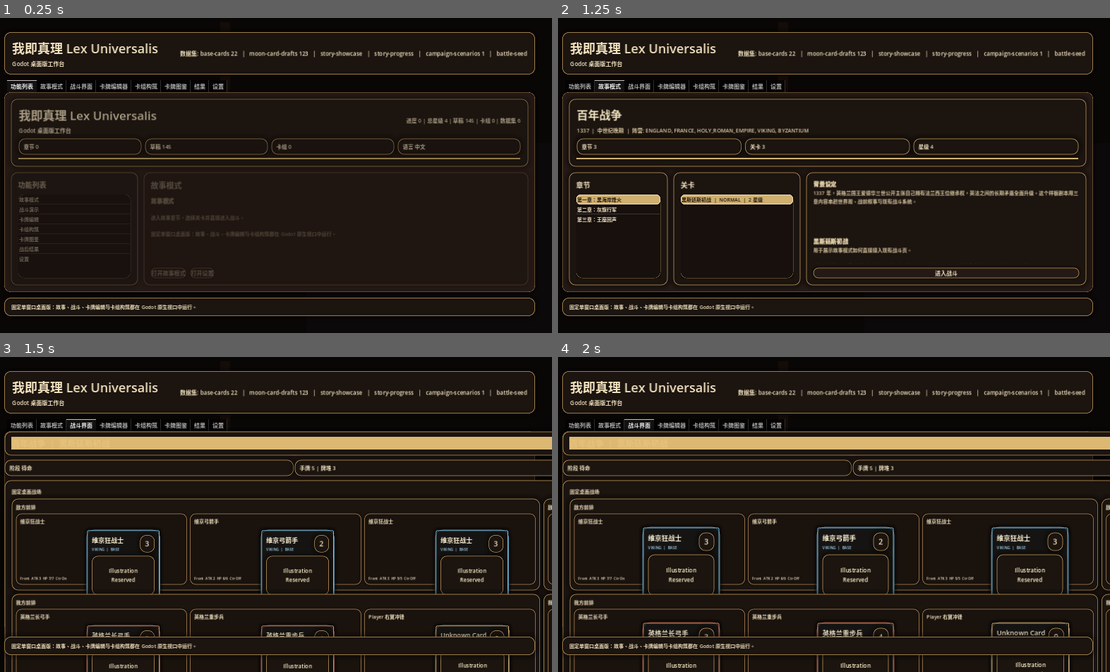
Above: before the commit, frames 1-4 (two rows, left to right).
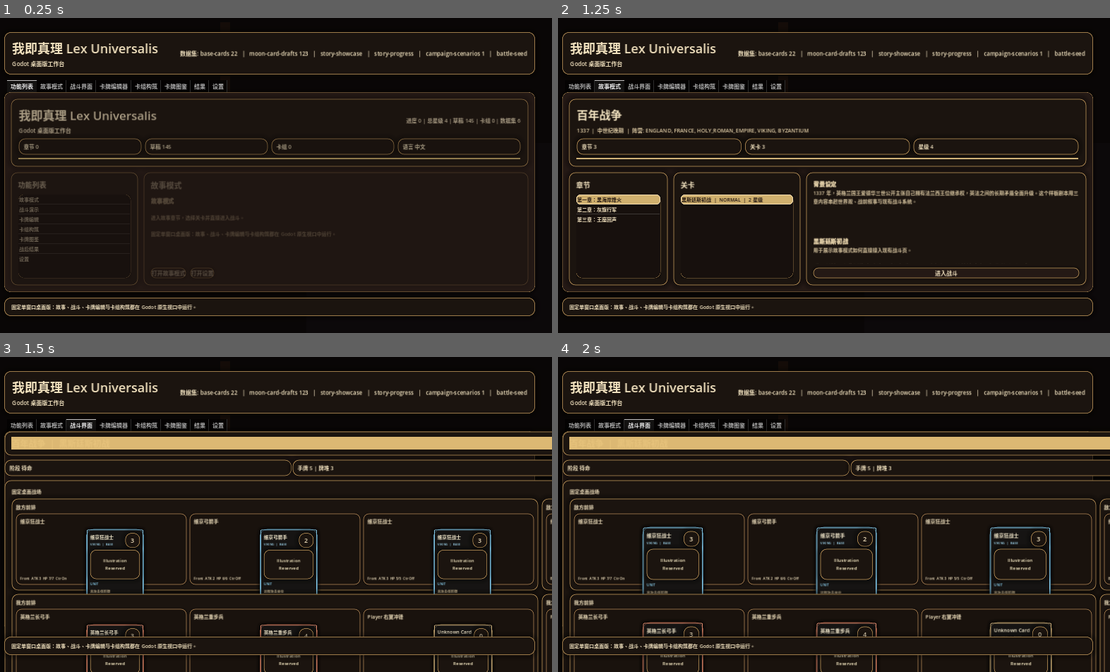
Above: after the commit, the same moments.

Repository: emptyinkpot/Lex-Universalis
Game: Godot game, scene res://scenes/Main.tscn
Same seed, same stepped clock (60 frames per second), same inputs: the game is played once before the commit and once after it.
Inputs:
- Up to frame 1 (0.25 s): no input
- Up to frame 2 (1.25 s): click "打开故事模式" at 0.5 s
- Up to frame 3 (1.5 s): click "进入战斗" at 1.25 s
- Up to frame 4 (2 s): no input

Frames 1-2 are identical in both runs. In frame 3, 5.8% of the frame differs, in the area x 15-100%, y 32-100%; in frame 4, 5.7%.
Error before the commit: Invalid assignment of property or key 'scale' with value of type 'Vector2' on a base object of type 'Nil'. (res://scripts/battle_scene.gd:938)
Error after the commit: Invalid assignment of property or key 'scale' with value of type 'Vector2' on a base object of type 'Nil'. (res://scripts/battle_scene.gd:946)

Commit message:
fix: compact battle ui layout

Diff:
--- a/godot/scenes/results/BattleResultScene.tscn
+++ b/godot/scenes/results/BattleResultScene.tscn
@@ -46,7 +46,6 @@
 
 [node name="Subtitle" type="Label" parent="Padding/Root/Hero/Padding/HeroStack"]
 layout_mode = 2
-position = Vector2(0, 42)
 text = "故事模式  |  战斗"
 theme_override_font_sizes/font_size = 16
 
--- a/godot/scripts/battle_scene.gd
+++ b/godot/scripts/battle_scene.gd
@@ -187,7 +187,9 @@
 	for index in range(hand_cards.size()):
 		var card := hand_cards[index] as Dictionary
 		var card_node := CARD_NODE_SCENE.instantiate()
-		card_node.custom_minimum_size = Vector2(164, 230)
+		if card_node.has_method("set_compact_mode"):
+			card_node.call("set_compact_mode", true)
+		card_node.custom_minimum_size = Vector2(148, 206)
 		card_node.base_position = Vector2(card_node.position.x, card_node.position.y)
 		card_node.call("setup", card)
 		card_node.call("set_selected", index == selected_hand_index)
@@ -329,7 +331,9 @@
 	var target: Control = rendered_slot_nodes[slot_id]
 	var ghost := CARD_NODE_SCENE.instantiate()
 	ghost.mouse_filter = Control.MOUSE_FILTER_IGNORE
-	ghost.custom_minimum_size = Vector2(164, 230)
+	if ghost.has_method("set_compact_mode"):
+		ghost.call("set_compact_mode", true)
+	ghost.custom_minimum_size = Vector2(148, 206)
 	overlay_layer.add_child(ghost)
 	ghost.call("setup", card)
 	ghost.global_position = source.global_position
@@ -521,7 +525,9 @@
 	var source: Control = rendered_hand_nodes[hand_index]
 	preview_ghost = CARD_NODE_SCENE.instantiate()
 	preview_ghost.mouse_filter = Control.MOUSE_FILTER_IGNORE
-	preview_ghost.custom_minimum_size = Vector2(164, 230)
+	if preview_ghost.has_method("set_compact_mode"):
+		preview_ghost.call("set_compact_mode", true)
+	preview_ghost.custom_minimum_size = Vector2(148, 206)
 	overlay_layer.add_child(preview_ghost)
 	preview_ghost.call("setup", hand_cards[hand_index])
 	preview_ghost.size = source.size
@@ -713,7 +719,9 @@
 		return
 	var ghost := CARD_NODE_SCENE.instantiate()
 	ghost.mouse_filter = Control.MOUSE_FILTER_IGNORE
-	ghost.custom_minimum_size = Vector2(156, 216)
+	if ghost.has_method("set_compact_mode"):
+		ghost.call("set_compact_mode", true)
+	ghost.custom_minimum_size = Vector2(140, 194)
 	overlay_layer.add_child(ghost)
 	var source_slot := _find_slot_by_id(attacker_slot_id)
 	ghost.call("setup", _build_slot_card_payload(source_slot))
@@ -939,13 +947,13 @@
 	root_container.position = Vector2.ZERO
 	var scale: float = ui_scale
 	var top_height := clampi(int(round(60.0 * scale)), 54, 72)
-	var hud_height := clampi(int(round(34.0 * scale)), 28, 44)
-	var dock_height := clampi(int(round(available_size.y * 0.145)), 124, 156)
-	var rail_width := clampi(int(round(available_size.x * 0.16)), 200, 256)
-	var card_width := clampi(int(round(136.0 * scale)), 120, 156)
-	var card_height := clampi(int(round(190.0 * scale)), 164, 210)
-	var attack_card_width := clampi(int(round(96.0 * scale)), 84, 124)
-	var attack_card_height := clampi(int(round(134.0 * scale)), 118, 160)
+	var hud_height := clampi(int(round(30.0 * scale)), 26, 40)
+	var dock_height := clampi(int(round(available_size.y * 0.12)), 108, 136)
+	var rail_width := clampi(int(round(available_size.x * 0.15)), 188, 232)
+	var card_width := clampi(int(round(120.0 * scale)), 108, 144)
+	var card_height := clampi(int(round(168.0 * scale)), 146, 186)
+	var attack_card_width := clampi(int(round(84.0 * scale)), 76, 108)
+	var attack_card_height := clampi(int(round(118.0 * scale)), 104, 140)
 	top_bar.custom_minimum_size = Vector2(0, top_height)
 	hud_strip.custom_minimum_size = Vector2(0, hud_height)
 	stage.custom_minimum_size = Vector2(0, 0)
--- a/godot/scripts/battle_slot.gd
+++ b/godot/scripts/battle_slot.gd
@@ -36,6 +36,8 @@
 	if slot.has("occupantCard"):
 		occupant_card_node = CARD_NODE_SCENE.instantiate()
 		occupant_card_node.mouse_filter = Control.MOUSE_FILTER_IGNORE
+		if occupant_card_node.has_method("set_compact_mode"):
+			occupant_card_node.call("set_compact_mode", true)
 		occupant_card_node.custom_minimum_size = BASE_OCCUPANT_SIZE
 		occupant_card_node.scale = Vector2.ONE * BASE_OCCUPANT_SCALE
 		occupant_anchor.add_child(occupant_card_node)
